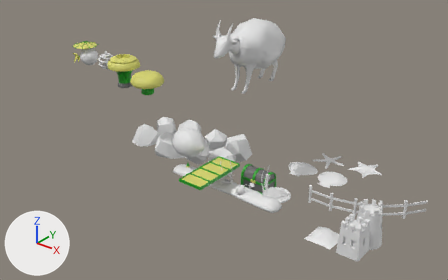
Before and after pictures for a commit that changed the FBX model Assets/World/objects.fbx.
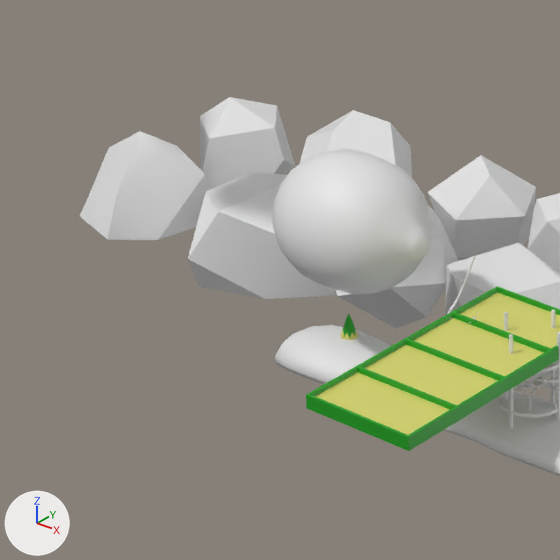
The first picture shows the older version from a camera (50 mm lens) standing at (24.0, -34.5, 23.4) and looking at (-2.7, -1.1, 2.7). The close-ups show the older and then the newer version on the part from 26% to 52% of the width and 34% to 76% of the height of that picture. Only the edits that show in the close-ups are written down. Every picture has the same lights, and +X, +Y and +Z are marked at lower left. Where no turn or scale is listed for an object, it has been applied to the vertices.

In view in the first close-up: 'Farm Box', 'Lenom', 'Rock', 'Rock.001', 'Rock.002', 'Rock.003', 'Rock.004', 'Rock.005', 'Rock.006', 'Rock.007', 'Vine Rack', 'farm' and 4 more.
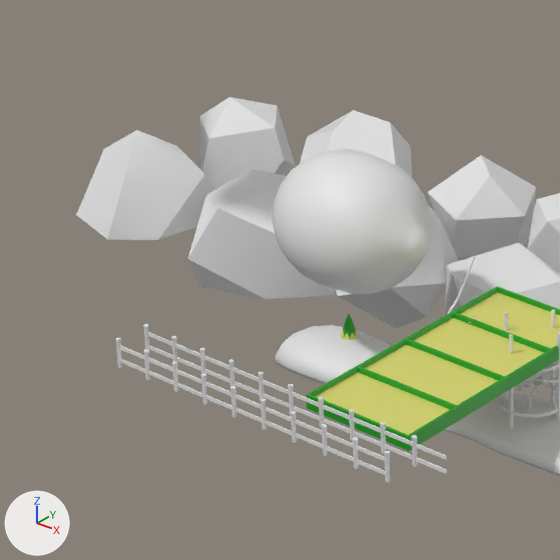
Changed parts and their boxes (x1, y1, x2, y2) in the close-ups (560 x 560 px; the box of a moved part takes in the faces that stretch with it):
'Rock.006', reshaped: before (80, 131, 215, 240); after (76, 130, 216, 240)
'Fence-10-uncapped', added: after (143, 324, 447, 474)
'Fence-10-capped', added: after (116, 338, 390, 483)
part 1 of me_icosphere_015, moved or reshaped: before (80, 131, 142, 234); after (76, 130, 142, 234)

The change, as a diff of the scene's bpy script:
```diff
--- a/Assets/World/objects.fbx.py
+++ b/Assets/World/objects.fbx.py
@@ me_icosphere_015 @@
 # used by ob_rock_006; location = (-12.09, -0.31, -0.26)
-me_icosphere_015.from_pydata(...)  # 16 vertices, 19 faces; spans x -1.28..1.18, y -1.23..1.2, z -0.33..1.38
+me_icosphere_015.from_pydata(...)  # 15 vertices, 19 faces; spans x -1.28..1.18, y -1.23..1.2, z -0.33..1.42
+# me_icosphere_015 part 1
+# 3 vertices are removed from x -0.98..-0.03, y -0.87..-0.12, z -0.33..1.38
+# 9 faces are deleted
+# 2 vertices move from x -0.92..0.21, y -1.04..-0.09, z 0.47..0.78 to x -0.92..0.24, y -0.98..-0.21, z 0.44..0.8
+# 2 vertices are added at (-0.05, -0.18, 1.42), (-1.0, -0.92, -0.3)
+# 9 new faces join them
@@ me_cylinder_009_1 @@
+me_cylinder_009_1.from_pydata(...)  # 444 vertices, 368 faces; spans x -0.04..5.41, y -0.04..0.04, z -0.24..0.24
@@ me_cylinder_012 @@
+me_cylinder_012.from_pydata(...)  # 460 vertices, 380 faces; spans x -0.04..5.97, y -0.04..0.04, z -0.24..0.24
@@ ob_fence_10_capped @@
+ob_fence_10_capped = bpy.data.objects.new('Fence-10-capped', me_cylinder_009_1)
+ob_fence_10_capped.location = (-5.59, -7.31, 1.71)
@@ ob_fence_10_uncapped @@
+ob_fence_10_uncapped = bpy.data.objects.new('Fence-10-uncapped', me_cylinder_012)
+ob_fence_10_uncapped.location = (-5.57, -6.74, 1.71)
```
